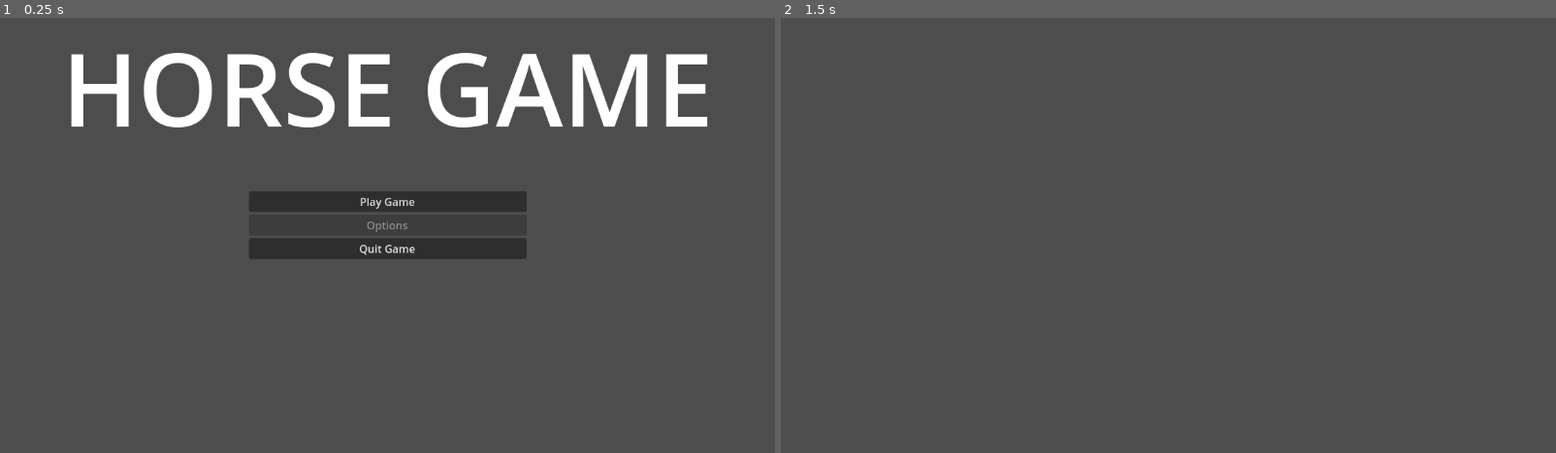
Above: before the commit, frames 1-2 (left to right).
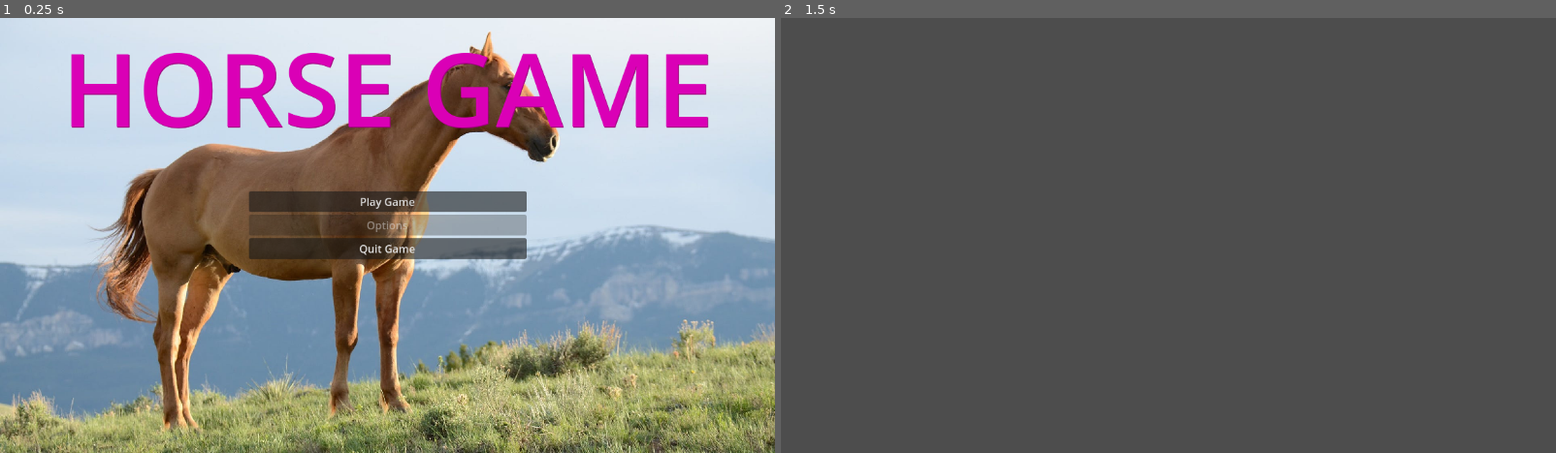
Above: after the commit, the same moments.

Repository: AndyHTML2012/HorseSoccer
Game: Godot game, scene res://Levels/MainMenu.tscn
Same seed, same stepped clock (60 frames per second), same inputs: the game is played once before the commit and once after it.
Inputs:
- Up to frame 1 (0.25 s): no input
- Up to frame 2 (1.5 s): click "Play Game" at 0.5 s; tap Enter at 1.25 s

The runs differ from the first frame. In frame 1, 97% of the frame differs, in the area x 0-100%, y 0-100%; in frame 2, nothing differs.

Commit message:
main menu changes ~ Andres

Diff:
--- a/HorseSoccer/Levels/MainMenu.tscn
+++ b/HorseSoccer/Levels/MainMenu.tscn
@@ -1,6 +1,7 @@
-[gd_scene load_steps=2 format=3 uid="uid://beavlshxj4dv7"]
+[gd_scene load_steps=3 format=3 uid="uid://beavlshxj4dv7"]
 
 [ext_resource type="Script" path="res://UI/MainMenu.gd" id="1_vxn2i"]
+[ext_resource type="Texture2D" uid="uid://bnq0kty3vpcs5" path="res://Materials/pexels-david-dibert-635499.jpg" id="2_jxm8q"]
 
 [node name="MainMenu" type="Control"]
 layout_mode = 3
@@ -10,6 +11,16 @@
 grow_horizontal = 2
 grow_vertical = 2
 script = ExtResource("1_vxn2i")
+
+[node name="TextureRect" type="TextureRect" parent="."]
+layout_mode = 1
+anchors_preset = 15
+anchor_right = 1.0
+anchor_bottom = 1.0
+grow_horizontal = 2
+grow_vertical = 2
+texture = ExtResource("2_jxm8q")
+expand_mode = 2
 
 [node name="VBoxContainer" type="VBoxContainer" parent="."]
 layout_mode = 1
@@ -48,6 +59,9 @@
 offset_right = 484.0
 offset_bottom = 207.0
 grow_horizontal = 2
+theme_override_colors/font_color = Color(0.854902, 0, 0.713726, 1)
+theme_override_colors/font_shadow_color = Color(0.623529, 0, 0.490196, 1)
+theme_override_colors/font_outline_color = Color(0, 0, 0, 1)
 theme_override_font_sizes/font_size = 151
 text = "HORSE GAME"
 horizontal_alignment = 1
Binary file added: HorseSoccer/Materials/pexels-david-dibert-635499.jpg
Not shown, added: HorseSoccer/Materials/pexels-david-dibert-635499.jpg.import
